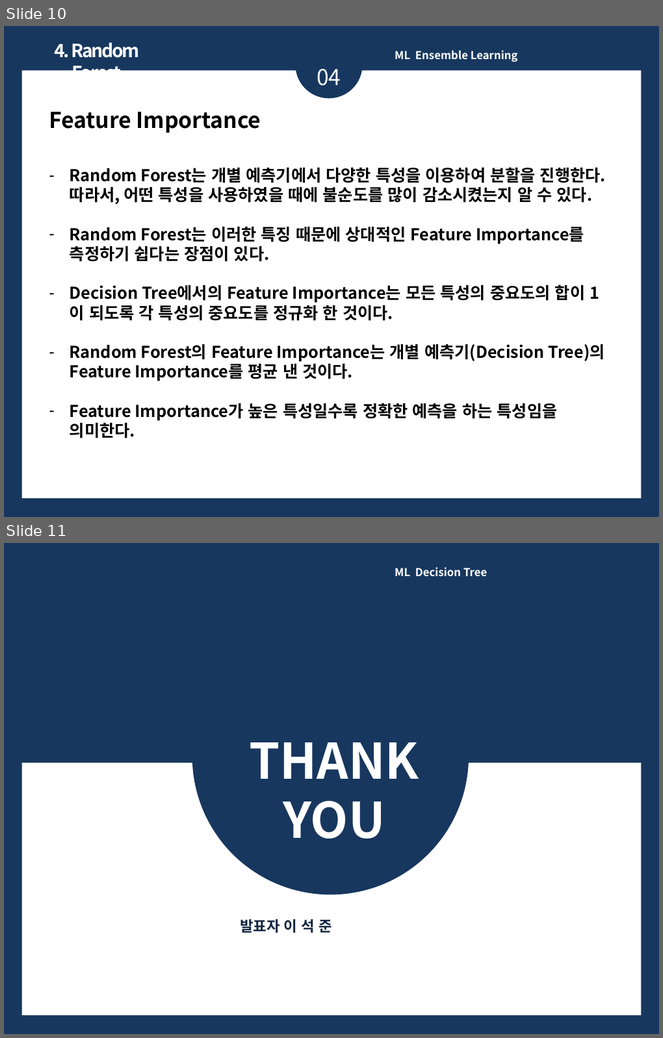
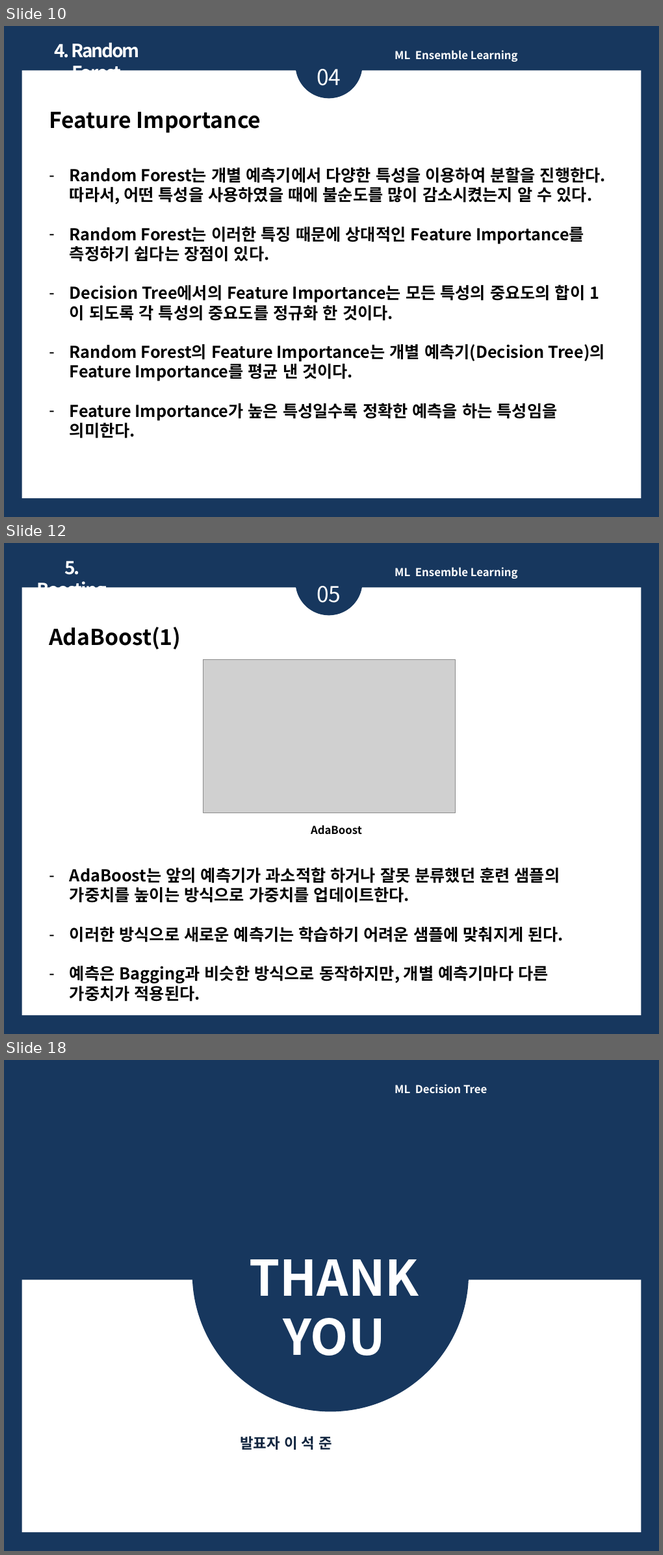
Before and after one commit to ykykyk112/machine_learning, a slide deck: ML_Algorithm_Review/Ensemble_Learning_Review.pptx. Shown one above the other, each under a label of ours: slides 10 and 11 before the commit, slides 10, 12 and 18 after it; the slides between them are not shown. The pictures are 663x1038 and 663x1555 pixels, drawn with LibreOffice and Linux fonts; fonts in the diff are those of the drawing; grey boxes stand for pictures. Boxes give left, top, right and bottom in pixels: in the first picture for what was removed or moved away, otherwise in the second. Text is boxed around its words. In the diff, an @@ line names an element or a change of style, - is before the commit and + after.

Commit message:
2021.02.12 Ensemble Learning Review File 추가
- Boosting
- AdaBoost
- Gradient Boosting
- Stacking

```diff
--- a/ML_Algorithm_Review/Ensemble_Learning_Review.pptx
+++ b/ML_Algorithm_Review/Ensemble_Learning_Review.pptx
@@ slide 12 added at (4, 543, 659, 1034), background #17375E @@
@@ text added at (36, 561, 107, 588), 20 pt, text #FFFFFF, bold @@
+5. Boosting
@@ ellipse added at (296, 548, 362, 615), fill #17375E @@
@@ text added at (395, 567, 518, 579), 12 pt, text #FFFFFF, bold @@
+ML Ensemble Learning
@@ rectangle added at (22, 588, 642, 1016), fill #FFFFFF @@
@@ text added at (317, 586, 341, 603), 24 pt, text #FFFFFF @@
+05
@@ text added at (49, 627, 564, 1002), 18 pt, text #000000, bold @@
+AdaBoost(1)
+– AdaBoost는 앞의 예측기가 과소적합 하거나 잘못 분류했던 훈련 샘플의 가중치를 높이는 방식으로 가중치를 업데이트한다.
+– 이러한 방식으로 새로운 예측기는 학습하기 어려운 샘플에 맞춰지게 된다.
+– 예측은 Bagging과 비슷한 방식으로 동작하지만, 개별 예측기마다 다른 가중치가 적용된다.
@@ picture added at (203, 659, 456, 813) @@
@@ text added at (311, 825, 362, 835), 12 pt, text #000000, bold @@
+AdaBoost
@@ what was slide 11 is now slide 18 @@
```
Also in this commit, not shown: 2 slides changed, 6 other slides added.
